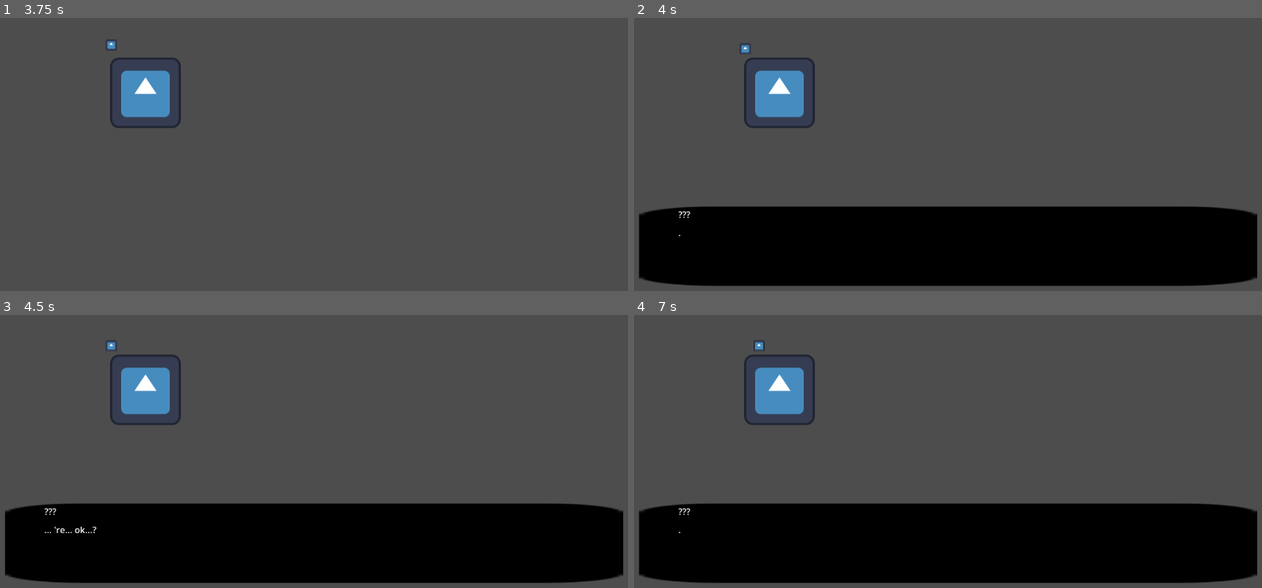
Above: before the commit, frames 1-4 (two rows, left to right).
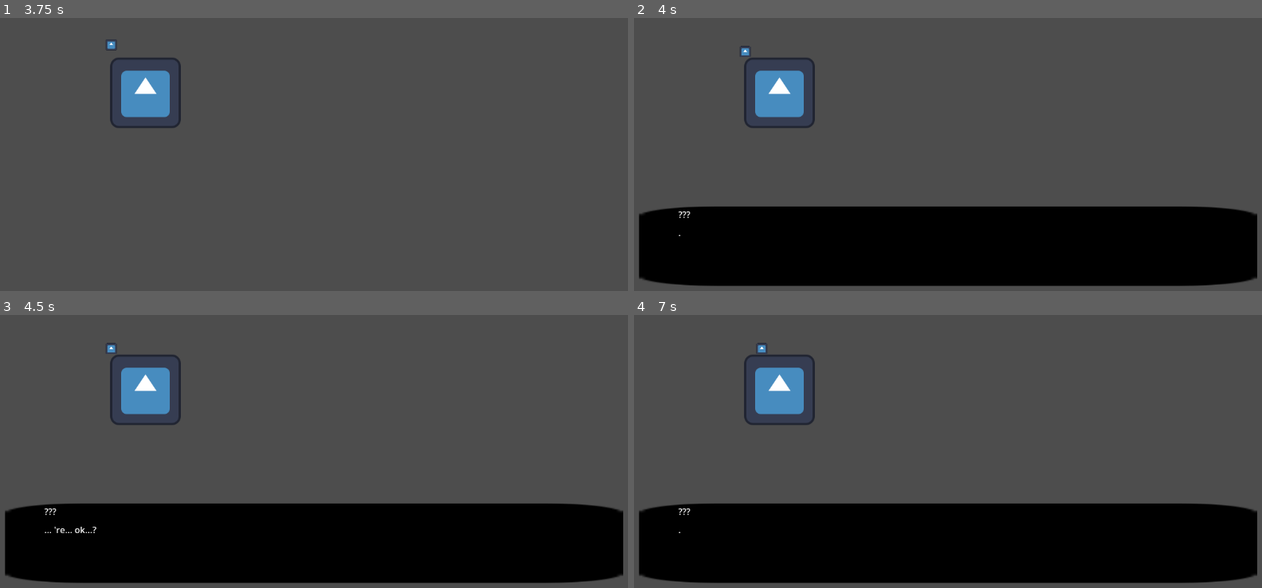
Above: after the commit, the same moments.

Repository: Jollista/Deadsteel
Game: Godot game, scene res://test.tscn
Same seed, same stepped clock (60 frames per second), same inputs: the game is played once before the commit and once after it. The project has no main scene, so this scene is started directly. The engine's default icon, where the game draws it, is replaced by a stand-in: a white triangle on a blue panel in a dark square.
Inputs:
- Up to frame 1 (3.75 s): tap Enter (ui_accept) at 0.5, 0.6, 0.77, 1.07, 1.25, 1.35, 1.52, 1.82, 2, 2.1, 2.75, 2.85, 3.02, 3.32, 3.6 s; hold W (up) 0.53-2.03 s; hold A (left) 2.03-3.53 s; hold S (down) from 3.53 s (still down)
- Up to frame 2 (4 s): keep holding S (down); tap Enter (ui_accept) at 3.77 s
- Up to frame 3 (4.5 s): tap Enter (ui_accept) at 4.07, 4.25, 4.35 s; release S (down) at 4.28 s; hold D (right) from 4.28 s (still down)
- Up to frame 4 (7 s): tap Enter (ui_accept) at 4.52, 4.82, 5.1, 5.85, 6.02, 6.32, 6.6, 6.77 s; release D (right) at 5.03 s; hold W (up) 5.03-5.78 s; hold D (right) from 5.78 s (still down)

Frame 1 is identical in both runs. In frame 2, less than 0.1% of the frame differs, in the area x 16-19%, y 9-15%; in frame 3, less than 0.1%; in frame 4, less than 0.1%, in the area x 19-22%, y 9-15%.

Commit message:
Removed visibility toggles from pause/unpause functions in dialogue, fixed punctuation pre-read issue

Diff:
--- a/Dialogue/DialogueCanvas.gd
+++ b/Dialogue/DialogueCanvas.gd
@@ -66,9 +66,6 @@
 	# load dialogue
 	dialogue = load_dialogue()
 
-	# pause game
-	pause()
-
 	# initial yield before it matters bc that one messes with
 	# chat.visible_characters for some reason
 	timer.set_wait_time(text_speed)
@@ -79,6 +76,9 @@
 	current_dialogue = 0
 	active = true
 	set_visible(active)
+
+	# pause game
+	pause()
 
 	# update text
 	next_line()
@@ -165,7 +165,7 @@
 		chat.visible_characters += 1 # make next char visible
 
 		# pause for punctuation
-		match chat.text.substr(chat.visible_characters, 1):
+		match chat.text.substr(chat.visible_characters-1, 1):
 			".":
 				timer.start(text_speed*10)
 				await timer.timeout
@@ -208,13 +208,9 @@
 	dialogue_ended.emit()
 
 func unpause():
-	# set invisible
-	visible = false
 	# unpause game
 	get_tree().set_deferred("paused", false)
 
 func pause():
-	# set visible
-	visible = true
 	# pause game
 	get_tree().set_deferred("paused", true)
